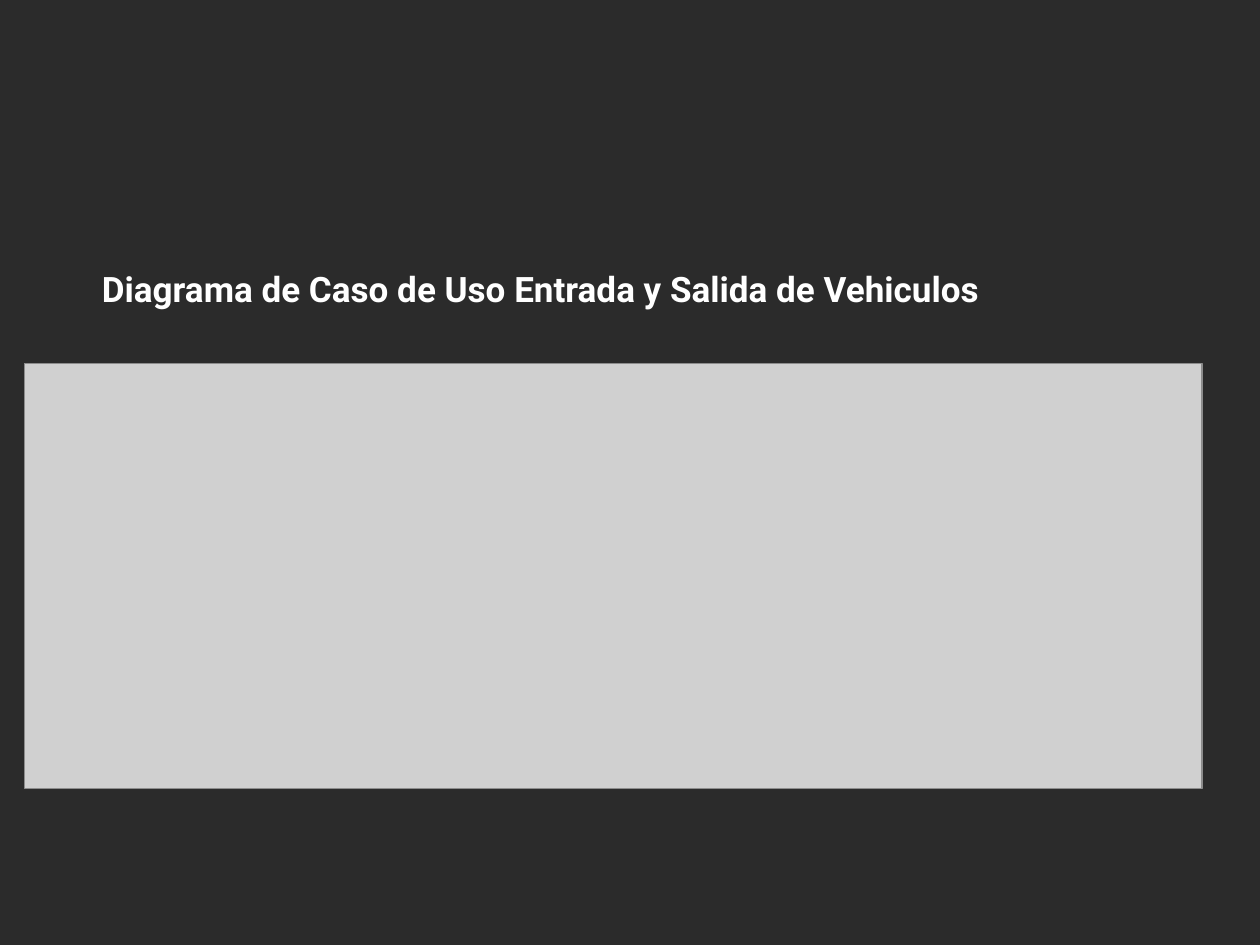
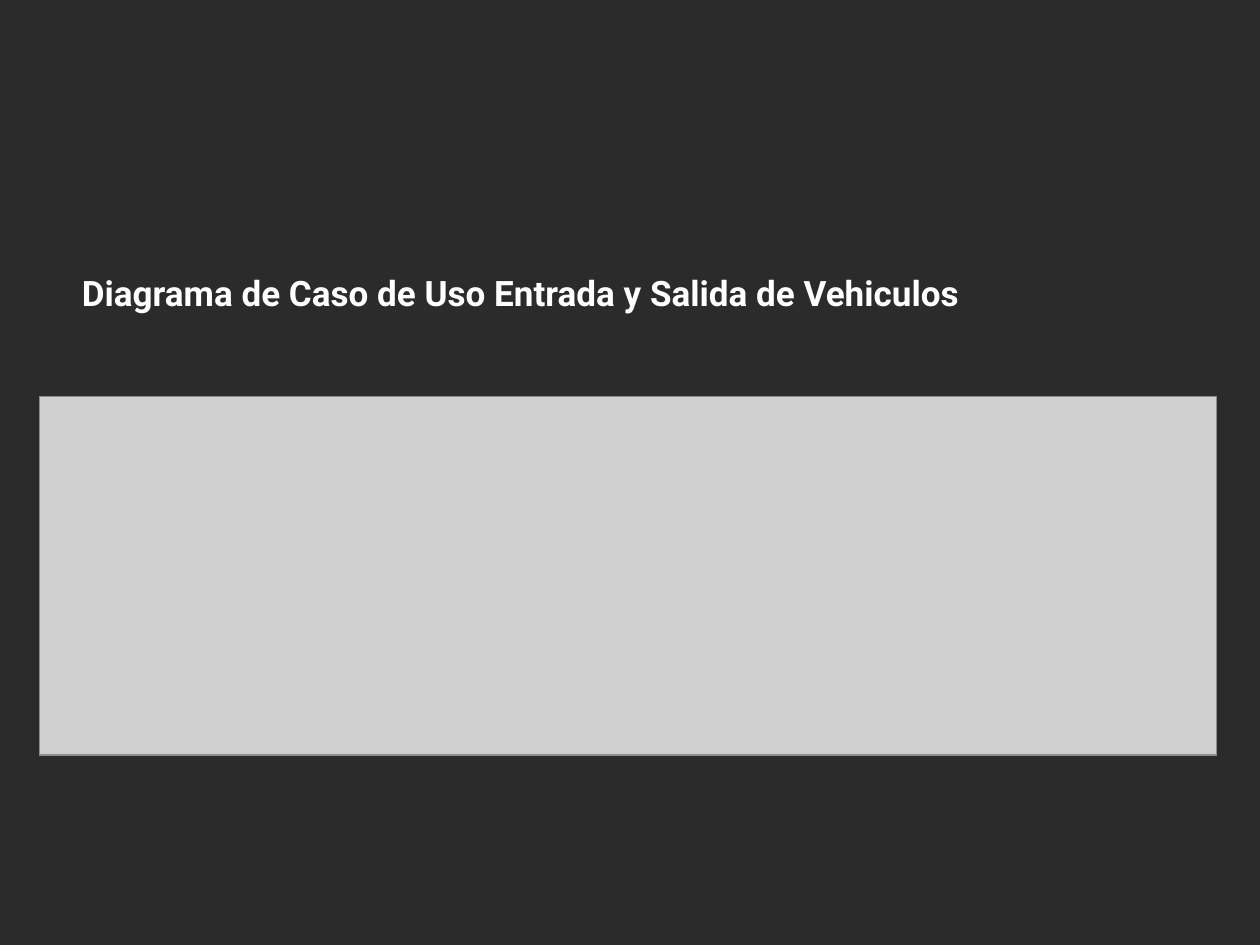
Before and after one commit to MikeRider27/ingenieria_proyecto, a slide deck: slide 5 of Analysis/pdf/Integrantes.pptx. Drawn at 1260x945 pixels with LibreOffice and Linux fonts; fonts in the diff are those of the drawing; grey boxes stand for pictures; background and template pictures are left out; a plain dark background stands for a picture behind light text. Boxes give left, top, right and bottom in pixels: in the first picture for what was removed or moved away, otherwise in the second. Text is boxed around its words. In the diff, an @@ line names an element or a change of style, - is before the commit and + after.

```diff
--- a/Analysis/pdf/Integrantes.pptx
+++ b/Analysis/pdf/Integrantes.pptx
@@ text "Diagrama de Caso de Uso ...": place and size @@
-text "Diagrama de Caso de Uso ..." at [102,275,979,310]
+text "Diagrama de Caso de Uso ..." at [82,279,959,314]
@@ picture: place and size @@
-picture at [25,363,1202,789]
+picture at [39,397,1216,755]
```
Also in this commit, not shown: 5 other slides changed, 2 slides added, 12 other files.
